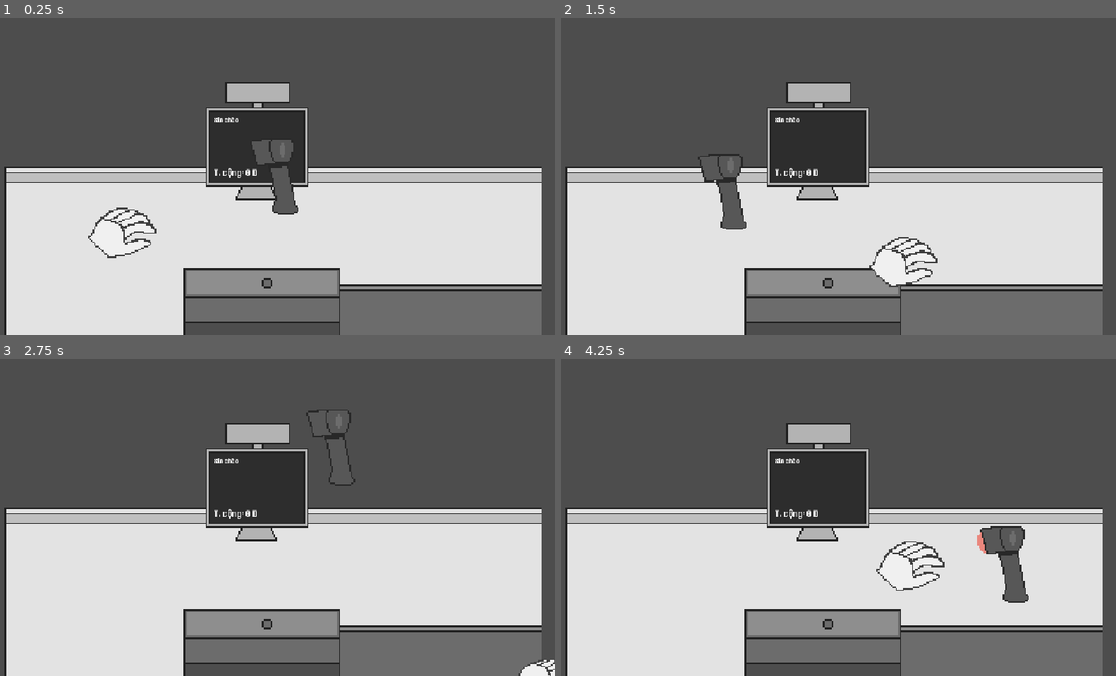
Above: before the commit, frames 1-4 (two rows, left to right).
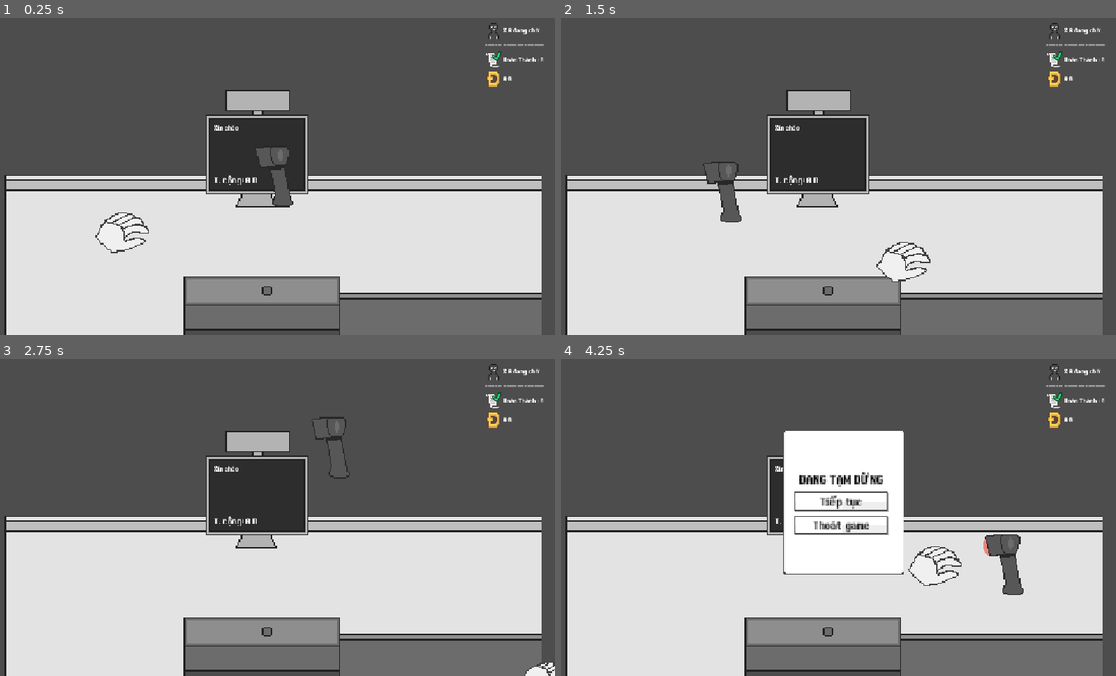
Above: after the commit, the same moments.

Repository: BobInVietnam/scaannn
Game: Godot game, scene res://game.tscn
Same seed, same stepped clock (60 frames per second), same inputs: the game is played once before the commit and once after it.
Inputs (mouse positions are in pixels of both pictures, inside the frame that each line leads up to):
- Up to frame 1 (0.25 s): no input
- Up to frame 2 (1.5 s): tap Enter (confirm_order) at 0.5, 1.35 s; move the mouse to (960, 160) at 0.52 s; press the mouse at (960, 160) at 0.53 s; hold D (move_right) 0.53-1.28 s; move the mouse to (721, 192) at 1.27 s; release the mouse at (721, 192) at 1.28 s; hold S (move_down) from 1.28 s (still down)
- Up to frame 3 (2.75 s): click (160, 533) at 1.55 s; move the mouse to (327, 447) at 2.02 s; release S (move_down) at 2.03 s; hold D (move_right) from 2.03 s (still down); hold Space (grab) from 2.03 s (still down); click (327, 447) at 2.3 s
- Up to frame 4 (4.25 s): move the mouse to (805, 580) at 2.77 s; release D (move_right) at 2.78 s; release Space (grab) at 2.78 s; hold W (move_up) 2.78-3.53 s; click (805, 580) at 2.85 s; move the mouse to (1005, 565) at 3.52 s; press the mouse at (1005, 565) at 3.53 s; hold A (move_left) from 3.53 s (still down); tap Escape (pause) at 4.15 s

The runs differ from the first frame. In frame 1, 13% of the frame differs, in the area x 0-98%, y 1-99%; in frame 2, 13%; in frame 3, 13%; in frame 4, 21%.

Commit message:
feat: add HUD & pause menu

Diff:
--- /dev/null
+++ b/assets/basic_label_settings.tres
@@ -0,0 +1,7 @@
+[gd_resource type="LabelSettings" format=3 uid="uid://c8wexlcoum4js"]
+
+[ext_resource type="FontFile" uid="uid://has7uvkifb4v" path="res://assets/dearpix-2-01.ttf" id="1_mnc05"]
+
+[resource]
+font = ExtResource("1_mnc05")
+font_color = Color(0.051970966, 0.05197096, 0.05197095, 1)
--- /dev/null
+++ b/assets/basic_theme.tres
@@ -0,0 +1,40 @@
+[gd_resource type="Theme" format=3 uid="uid://d2eqori02v0j8"]
+
+[ext_resource type="FontFile" uid="uid://has7uvkifb4v" path="res://assets/dearpix-2-01.ttf" id="1_tkgpn"]
+[ext_resource type="Texture2D" uid="uid://lko8p7bkqa0v" path="res://assets/scaannn.png" id="2_ulwmh"]
+
+[sub_resource type="AtlasTexture" id="AtlasTexture_tkgpn"]
+atlas = ExtResource("2_ulwmh")
+region = Rect2(11, 99, 6, 6)
+
+[sub_resource type="StyleBoxTexture" id="StyleBoxTexture_ulwmh"]
+texture = SubResource("AtlasTexture_tkgpn")
+texture_margin_left = 2.0
+texture_margin_top = 2.0
+texture_margin_right = 2.0
+texture_margin_bottom = 2.0
+
+[sub_resource type="AtlasTexture" id="AtlasTexture_so17t"]
+atlas = ExtResource("2_ulwmh")
+region = Rect2(11, 99, 5, 5)
+
+[sub_resource type="StyleBoxTexture" id="StyleBoxTexture_yhsbv"]
+texture = SubResource("AtlasTexture_so17t")
+texture_margin_left = 2.0
+texture_margin_top = 2.0
+texture_margin_right = 2.0
+texture_margin_bottom = 2.0
+
+[resource]
+default_font = ExtResource("1_tkgpn")
+Button/colors/font_color = Color(0.17641908, 0.17641914, 0.1764189, 1)
+Button/colors/font_focus_color = Color(0.19076231, 0.19076234, 0.19076225, 1)
+Button/colors/font_hover_color = Color(0.32544062, 0.32544085, 0.32544157, 1)
+Button/colors/font_hover_pressed_color = Color(0.3854925, 0.38549247, 0.38549247, 1)
+Button/colors/font_pressed_color = Color(0.48962224, 0.48962224, 0.48962218, 1)
+Button/constants/h_separation = 4
+Button/font_sizes/font_size = 14
+Button/fonts/font = ExtResource("1_tkgpn")
+Button/styles/hover = null
+Button/styles/normal = SubResource("StyleBoxTexture_ulwmh")
+Button/styles/pressed = SubResource("StyleBoxTexture_yhsbv")
--- a/entities/customer_line.gd
+++ b/entities/customer_line.gd
@@ -1,8 +1,8 @@
 extends Node2D
 
-const MOVE_TIME = 6
-const MOVE_DELAY = 1
-const LERP_RATE = 1.0
+const MOVE_TIME = 5
+const SPAWN_DELAY = 10
+const MOVE_DELAY = 1.5
 const DISTANCE = 300
 
 @onready var customer_spawn : Marker2D = $CustomerSpawn
@@ -12,13 +12,14 @@
 @export var customer_types : Dictionary
 
 signal customer_order(customer: Customer)
+signal new_customer_in
 
 var assigned_x_list : Array = [] # Save from-to coord of customer for moving calculation
 var accumulated_t : float = 0.0
 
 # Called when the node enters the scene tree for the first time.
 func _ready() -> void:
-	spawn_timer.start(5)
+	spawn_timer.start(SPAWN_DELAY)
 
 # Called every frame. 'delta' is the elapsed time since the previous frame.
 func _process(delta: float) -> void:
@@ -39,7 +40,7 @@
 	new_customer.position = customer_spawn.position
 	new_customer.scale = Vector2(3, 3)
 	self.customer_line.add_child(new_customer)
-
+	new_customer_in.emit()
 	_load_customers_position()
 	move(new_customer, assigned_x_list.back(), MOVE_TIME)
 	if empty:
@@ -48,7 +49,7 @@
 
 func move_first_out() -> void:
 	var current_customer = customer_line.get_child(0)
-	move(current_customer, Vector2(-1000, 0), MOVE_TIME)
+	move(current_customer, Vector2(-1200, 0), MOVE_TIME)
 	await get_tree().create_timer(MOVE_TIME).timeout
 	print("Removing first")
 	assigned_x_list.pop_front()
--- a/entities/customer_line.tscn
+++ b/entities/customer_line.tscn
@@ -12,7 +12,7 @@
 [node name="SpawnTimer" type="Timer" parent="." unique_id=2112004957]
 
 [node name="CustomerSpawn" type="Marker2D" parent="." unique_id=1756733509]
-position = Vector2(768, 0)
+position = Vector2(896, 0)
 
 [node name="CustomerContainer" type="Node2D" parent="." unique_id=199748744]
 
--- a/game.tscn
+++ b/game.tscn
@@ -1,6 +1,6 @@
 [gd_scene format=3 uid="uid://d35ghuj1k8l57"]
 
-[ext_resource type="PackedScene" uid="uid://c8hocool3615t" path="res://scenes/scaannn_gameplay.tscn" id="1_80nbo"]
+[ext_resource type="PackedScene" uid="uid://c8hocool3615t" path="res://scenes/gameplay/scaannn_gameplay.tscn" id="1_80nbo"]
 
 [node name="Game" type="Node2D" unique_id=1023739764]
 
--- /dev/null
+++ b/hud/Theme.tscn
@@ -0,0 +1,9 @@
+[gd_scene format=3 uid="uid://cvxcmnkuf5bam"]
+
+[node name="Theme" type="Control" unique_id=5584706]
+layout_mode = 3
+anchors_preset = 15
+anchor_right = 1.0
+anchor_bottom = 1.0
+grow_horizontal = 2
+grow_vertical = 2
--- /dev/null
+++ b/hud/gameplay_hud.gd
@@ -0,0 +1,19 @@
+extends Control
+
+@onready var customer_count:= $GridContainer/CustomerCount
+@onready var order_done:= $GridContainer/OrderDone
+@onready var money_earned:= $GridContainer/MoneyEarned
+
+# Called when the node enters the scene tree for the first time.
+func _ready() -> void:
+	pass # Replace with function body.
+
+
+# Called every frame. 'delta' is the elapsed time since the previous frame.
+func _process(delta: float) -> void:
+	pass
+
+func _on_game_update_stats(customer_count: int, order_completed: int, total_earned: int) -> void:
+	self.customer_count.text = "X " + str(customer_count) + " đang chờ"
+	self.order_done.text = "Hoàn Thành : " + str(order_completed)
+	self.money_earned.text = str(total_earned) + " Đ"
--- a/hud/gameplay_hud.tscn
+++ b/hud/gameplay_hud.tscn
@@ -1,4 +1,19 @@
 [gd_scene format=3 uid="uid://toq1m7w7c277"]
+
+[ext_resource type="Script" uid="uid://bf7tl4qubhcai" path="res://hud/gameplay_hud.gd" id="1_1mi3a"]
+[ext_resource type="Texture2D" uid="uid://lko8p7bkqa0v" path="res://assets/scaannn.png" id="1_7lfyk"]
+
+[sub_resource type="AtlasTexture" id="AtlasTexture_osteh"]
+atlas = ExtResource("1_7lfyk")
+region = Rect2(15, 111, 16, 16)
+
+[sub_resource type="AtlasTexture" id="AtlasTexture_1mi3a"]
+atlas = ExtResource("1_7lfyk")
+region = Rect2(48, 112, 16, 16)
+
+[sub_resource type="AtlasTexture" id="AtlasTexture_advwk"]
+atlas = ExtResource("1_7lfyk")
+region = Rect2(32, 112, 16, 16)
 
 [node name="GameplayHud" type="Control" unique_id=1684824000]
 layout_mode = 3
@@ -7,8 +22,54 @@
 anchor_bottom = 1.0
 grow_horizontal = 2
 grow_vertical = 2
+script = ExtResource("1_1mi3a")
 
 [node name="NinePatchRect" type="NinePatchRect" parent="." unique_id=1746967378]
 layout_mode = 0
 offset_right = 40.0
 offset_bottom = 40.0
+
+[node name="GridContainer" type="GridContainer" parent="." unique_id=1143524198]
+layout_mode = 0
+offset_left = 1008.0
+offset_top = 8.0
+offset_right = 1144.0
+offset_bottom = 88.0
+columns = 2
+
+[node name="CustomerCountIcon" type="TextureRect" parent="GridContainer" unique_id=1698304244]
+layout_mode = 2
+texture = SubResource("AtlasTexture_osteh")
+expand_mode = 5
+
+[node name="CustomerCount" type="Label" parent="GridContainer" unique_id=226183310]
+layout_mode = 2
+text = "X 0 đang chờ "
+
+[node name="Label" type="Label" parent="GridContainer" unique_id=1777579634]
+layout_mode = 2
+size_flags_stretch_ratio = 2.0
+text = "-----"
+
+[node name="Label2" type="Label" parent="GridContainer" unique_id=901317049]
+layout_mode = 2
+size_flags_stretch_ratio = 2.0
+text = "------------"
+
+[node name="OrderDoneIcon" type="TextureRect" parent="GridContainer" unique_id=1539413037]
+layout_mode = 2
+texture = SubResource("AtlasTexture_1mi3a")
+expand_mode = 5
+
+[node name="OrderDone" type="Label" parent="GridContainer" unique_id=1443698011]
+layout_mode = 2
+text = "Hoàn Thành : 0 "
+
+[node name="MoneyEarnedIcon" type="TextureRect" parent="GridContainer" unique_id=518265936]
+layout_mode = 2
+texture = SubResource("AtlasTexture_advwk")
+expand_mode = 5
+
+[node name="MoneyEarned" type="Label" parent="GridContainer" unique_id=81887996]
+layout_mode = 2
+text = "0 Đ"
--- /dev/null
+++ b/hud/pause_menu.gd
@@ -0,0 +1,14 @@
+extends Control
+
+signal unpause
+# Called when the node enters the scene tree for the first time.
+func _ready() -> void:
+	pass # Replace with function body.
+
+
+# Called every frame. 'delta' is the elapsed time since the previous frame.
+func _process(delta: float) -> void:
+	pass
+
+func _on_unpause_button_pressed() -> void:
+	unpause.emit()
--- /dev/null
+++ b/hud/pause_menu.tscn
@@ -0,0 +1,70 @@
+[gd_scene format=3 uid="uid://dyy1mrwvubk32"]
+
+[ext_resource type="Theme" uid="uid://d2eqori02v0j8" path="res://assets/basic_theme.tres" id="1_5wnpb"]
+[ext_resource type="Script" uid="uid://csv1we67n1mjo" path="res://hud/pause_menu.gd" id="1_efd0s"]
+[ext_resource type="Texture2D" uid="uid://lko8p7bkqa0v" path="res://assets/scaannn.png" id="1_q5ypu"]
+[ext_resource type="LabelSettings" uid="uid://c8wexlcoum4js" path="res://assets/basic_label_settings.tres" id="2_tlsn2"]
+
+[sub_resource type="AtlasTexture" id="AtlasTexture_8jejn"]
+atlas = ExtResource("1_q5ypu")
+region = Rect2(1, 99, 9, 9)
+
+[node name="PauseMenu" type="Control" unique_id=972165924]
+layout_mode = 3
+anchors_preset = 0
+offset_transform_enabled = true
+script = ExtResource("1_efd0s")
+
+[node name="NinePatchRect" type="NinePatchRect" parent="." unique_id=897221881]
+custom_minimum_size = Vector2(104, 104)
+layout_mode = 1
+anchors_preset = 8
+anchor_left = 0.5
+anchor_top = 0.5
+anchor_right = 0.5
+anchor_bottom = 0.5
+offset_left = -64.0
+offset_top = -56.0
+offset_right = 60.0
+offset_bottom = 92.0
+grow_horizontal = 2
+grow_vertical = 2
+theme = ExtResource("1_5wnpb")
+texture = SubResource("AtlasTexture_8jejn")
+region_rect = Rect2(0, 0, 9, 9)
+patch_margin_left = 4
+patch_margin_top = 4
+patch_margin_right = 4
+patch_margin_bottom = 4
+
+[node name="HFlowContainer" type="VBoxContainer" parent="NinePatchRect" unique_id=1962674999]
+layout_mode = 1
+anchors_preset = 8
+anchor_left = 0.5
+anchor_top = 0.5
+anchor_right = 0.5
+anchor_bottom = 0.5
+offset_left = -50.0
+offset_top = -46.0
+offset_right = 46.0
+offset_bottom = 50.0
+grow_horizontal = 2
+grow_vertical = 2
+alignment = 1
+
+[node name="Label" type="Label" parent="NinePatchRect/HFlowContainer" unique_id=1535875105]
+layout_mode = 2
+text = "ĐANG TẠM DỪNG"
+label_settings = ExtResource("2_tlsn2")
+horizontal_alignment = 1
+vertical_alignment = 1
+
+[node name="UnpauseButton" type="Button" parent="NinePatchRect/HFlowContainer" unique_id=1416101539]
+layout_mode = 2
+text = "Tiếp tục"
+
+[node name="QuitButton" type="Button" parent="NinePatchRect/HFlowContainer" unique_id=1155238622]
+layout_mode = 2
+text = "Thoát game"
+
+[connection signal="pressed" from="NinePatchRect/HFlowContainer/UnpauseButton" to="." method="_on_unpause_button_pressed"]
--- a/project.godot
+++ b/project.godot
@@ -19,6 +19,10 @@
 
 window/stretch/mode="canvas_items"
 window/stretch/aspect="expand"
+
+[gui]
+
+theme/custom_font="uid://has7uvkifb4v"
 
 [input]
 
--- a/hud/countertop.tscn
+++ b/scenes/gameplay/countertop.tscn
@@ -1,28 +1,28 @@
 [gd_scene format=3 uid="uid://ce3rchmh0ijoa"]
 
-[ext_resource type="Script" uid="uid://cygwupqel27kb" path="res://hud/countertop.gd" id="1_dc8bt"]
-[ext_resource type="Texture2D" uid="uid://lko8p7bkqa0v" path="res://assets/scaannn.png" id="1_mdgc1"]
-[ext_resource type="FontFile" uid="uid://has7uvkifb4v" path="res://assets/dearpix-2-01.ttf" id="2_ko3t6"]
+[ext_resource type="Script" uid="uid://cygwupqel27kb" path="res://scenes/gameplay/countertop.gd" id="1_6bxr8"]
+[ext_resource type="Texture2D" uid="uid://lko8p7bkqa0v" path="res://assets/scaannn.png" id="2_npyp2"]
+[ext_resource type="FontFile" uid="uid://has7uvkifb4v" path="res://assets/dearpix-2-01.ttf" id="3_ruf0a"]
 
 [sub_resource type="AtlasTexture" id="AtlasTexture_t2sw1"]
-atlas = ExtResource("1_mdgc1")
+atlas = ExtResource("2_npyp2")
 region = Rect2(0, 331, 323, 182)
 
 [sub_resource type="LabelSettings" id="LabelSettings_57k3a"]
-font = ExtResource("2_ko3t6")
+font = ExtResource("3_ruf0a")
 
 [sub_resource type="LabelSettings" id="LabelSettings_dc8bt"]
-font = ExtResource("2_ko3t6")
+font = ExtResource("3_ruf0a")
 
 [sub_resource type="LabelSettings" id="LabelSettings_t2sw1"]
-font = ExtResource("2_ko3t6")
+font = ExtResource("3_ruf0a")
 font_size = 22
 
 [sub_resource type="RectangleShape2D" id="RectangleShape2D_t2sw1"]
 size = Vector2(362, 402)
 
 [node name="Countertop" type="Node2D" unique_id=1873961706]
-script = ExtResource("1_dc8bt")
+script = ExtResource("1_6bxr8")
 
 [node name="Sprite2D" type="Sprite2D" parent="." unique_id=617302813]
 scale = Vector2(3.4, 3.4)
--- a/scenes/scaannn_gameplay.gd
+++ b/scenes/gameplay/scaannn_gameplay.gd
@@ -6,6 +6,7 @@
 @onready var spawn_timer:= $SpawnTimer
 @onready var item_list_node:= $Items
 @onready var customer_list_node:= $Customers
+@onready var pause_menu:= $PauseMenu
 
 @export var x_move_velocity: int = 10;
 @export var y_move_velocity: int = 5;
@@ -21,6 +22,8 @@
 var current_customer: Customer = null
 var item_list : Array[Item] = []
 var picked_item : Item = null
+var customer_count : int = 0
+var order_completed : int = 0
 var total_earned : int = 0
 
 var scanned_item_list : Dictionary = {} # String -> [count, price_tag]
@@ -36,6 +39,7 @@
 signal lacking_scan
 signal excess_scan
 signal order_done
+signal update_stats(customer_count: int, order_completed: int, total_earned: int)
 
 # Called when the node enters the scene tree for the first time.
 func _ready() -> void:
@@ -89,6 +93,10 @@
 		_confirm_order()
 	if event.is_action_pressed("reset_order"):
 		scanned_item_list.clear()
+		update_item_list.emit(scanned_item_list)
+	if event.is_action_pressed("pause"):
+		get_tree().paused = true
+		pause_menu.visible = true
 
 
 # Called every frame. 'delta' is the elapsed time since the previous frame.
@@ -164,13 +172,17 @@
 	# Success: clear things
 	print("CLEARED ITEMS\n---------------")
 	for item in confirmed_item_list:
+		total_earned += item.item_price
 		item_list.erase(item)
 		print(item.to_string())
 		item.queue_free()
 	print("---------------")
+	customer_count -= 1
+	order_completed += 1
 	scanned_item_list.clear()
 	update_item_list.emit(scanned_item_list)
 	order_done.emit()
+	update_stats.emit(customer_count, order_completed, total_earned)
 
 func _spawn_item(name: String) -> void:
 	var new_item: Node2D = item_category[name].instantiate()
@@ -194,12 +206,12 @@
 	var list = item_category.keys()
 	_spawn_item(list[randi_range(0, list.size() - 1)])
 
-func _on_countertops_confirm_area_entered(area: Area2D) -> void:
+func _on_countertop_confirm_area_entered(area: Area2D) -> void:
 	var item = area.get_parent()
 	confirmed_item_list.append(item)
 	print(item.to_string(), " is in confirmed area")
 
-func _on_countertops_confirm_area_exited(area: Area2D) -> void:
+func _on_countertop_confirm_area_exited(area: Area2D) -> void:
 	var item = area.get_parent()
 	confirmed_item_list.erase(item)
 	print(item.to_string(), " exited confirmed area")
@@ -210,4 +222,14 @@
 		for item in customer.order.keys():
 			for i in range(customer.order[item]):
 				_spawn_item(item)
-				await get_tree().create_timer(0.5).timeout
+				await get_tree().create_timer(0.5, false).timeout
+
+
+func _on_pause_menu_unpause() -> void:
+	get_tree().paused = false
+	pause_menu.visible = false
+
+
+func _on_customers_new_customer_in() -> void:
+	customer_count += 1
+	update_stats.emit(customer_count, order_completed, total_earned)
--- a/scenes/scaannn_gameplay.tscn
+++ b/scenes/gameplay/scaannn_gameplay.tscn
@@ -1,15 +1,18 @@
 [gd_scene format=3 uid="uid://c8hocool3615t"]
 
-[ext_resource type="Script" uid="uid://b52k1m5kc8mxd" path="res://scenes/scaannn_gameplay.gd" id="1_jirow"]
-[ext_resource type="PackedScene" uid="uid://ce3rchmh0ijoa" path="res://hud/countertop.tscn" id="2_7xno6"]
+[ext_resource type="Script" uid="uid://b52k1m5kc8mxd" path="res://scenes/gameplay/scaannn_gameplay.gd" id="1_jirow"]
 [ext_resource type="PackedScene" uid="uid://bj05krn4jv8mj" path="res://hands/scan_hand.tscn" id="2_kyrdu"]
 [ext_resource type="PackedScene" uid="uid://x15wry7uosu" path="res://hands/grab_hand.tscn" id="3_7xno6"]
 [ext_resource type="PackedScene" uid="uid://rukuvjujny3j" path="res://entities/item_bottle.tscn" id="3_ya46o"]
 [ext_resource type="PackedScene" uid="uid://k8k3ag17oofb" path="res://entities/item_book.tscn" id="4_e465i"]
 [ext_resource type="PackedScene" uid="uid://b54vom07obqgc" path="res://entities/item_chips.tscn" id="5_e465i"]
 [ext_resource type="PackedScene" uid="uid://80nasa5g6oex" path="res://entities/customer_line.tscn" id="5_lnqlt"]
+[ext_resource type="PackedScene" uid="uid://ce3rchmh0ijoa" path="res://scenes/gameplay/countertop.tscn" id="6_a2aep"]
+[ext_resource type="PackedScene" uid="uid://dyy1mrwvubk32" path="res://hud/pause_menu.tscn" id="9_0p2b4"]
+[ext_resource type="PackedScene" uid="uid://toq1m7w7c277" path="res://hud/gameplay_hud.tscn" id="9_selx3"]
 
 [node name="Game" type="Node2D" unique_id=277205528]
+process_mode = 1
 script = ExtResource("1_jirow")
 item_category = {
 "placeholder_book": ExtResource("4_e465i"),
@@ -20,34 +23,50 @@
 [node name="Background" type="Sprite2D" parent="." unique_id=1305722624]
 
 [node name="Customers" parent="." unique_id=1742049152 instance=ExtResource("5_lnqlt")]
-position = Vector2(544, 352)
+position = Vector2(664, 352)
+scale = Vector2(0.8, 0.8)
 
-[node name="Countertops" parent="." unique_id=1873961706 instance=ExtResource("2_7xno6")]
-position = Vector2(576, 440)
+[node name="Countertop" parent="." unique_id=1873961706 instance=ExtResource("6_a2aep")]
+position = Vector2(576, 456)
 
 [node name="Items" type="Node2D" parent="." unique_id=1394078180]
 z_index = 10
-position = Vector2(896, 432)
+position = Vector2(848, 448)
 
 [node name="GrabHand" parent="." unique_id=80531346 instance=ExtResource("3_7xno6")]
 z_index = 999
 position = Vector2(268, 439)
-scale = Vector2(3, 3)
+scale = Vector2(2.4, 2.4)
 
 [node name="ScanHand" parent="." unique_id=757804610 instance=ExtResource("2_kyrdu")]
 z_index = 1000
 position = Vector2(1032, 440.00003)
-scale = Vector2(3, 3)
+scale = Vector2(2.4, 2.4)
 
 [node name="ScanTimer" type="Timer" parent="." unique_id=461584085]
 
 [node name="SpawnTimer" type="Timer" parent="." unique_id=862036133]
 
+[node name="GameplayHud" parent="." unique_id=1684824000 instance=ExtResource("9_selx3")]
+
+[node name="PauseMenu" parent="." unique_id=972165924 instance=ExtResource("9_0p2b4")]
+process_mode = 2
+visible = false
+z_index = 4096
+offset_left = 600.0
+offset_top = 256.0
+offset_right = 600.0
+offset_bottom = 256.0
+scale = Vector2(2, 2)
+
 [connection signal="order_done" from="." to="Customers" method="_on_game_order_done"]
 [connection signal="scan_successfully" from="." to="ScanHand" method="_on_game_scan_successfully"]
-[connection signal="update_item_list" from="." to="Countertops" method="_on_game_update_item_list"]
+[connection signal="update_item_list" from="." to="Countertop" method="_on_game_update_item_list"]
+[connection signal="update_stats" from="." to="GameplayHud" method="_on_game_update_stats"]
 [connection signal="customer_order" from="Customers" to="." method="_on_customers_customer_order"]
-[connection signal="confirm_area_entered" from="Countertops" to="." method="_on_countertops_confirm_area_entered"]
-[connection signal="confirm_area_exited" from="Countertops" to="." method="_on_countertops_confirm_area_exited"]
+[connection signal="new_customer_in" from="Customers" to="." method="_on_customers_new_customer_in"]
+[connection signal="confirm_area_entered" from="Countertop" to="." method="_on_countertop_confirm_area_entered"]
+[connection signal="confirm_area_exited" from="Countertop" to="." method="_on_countertop_confirm_area_exited"]
 [connection signal="timeout" from="ScanTimer" to="." method="_on_scan_timer_timeout"]
 [connection signal="timeout" from="SpawnTimer" to="." method="_on_spawn_timer_timeout"]
+[connection signal="unpause" from="PauseMenu" to="." method="_on_pause_menu_unpause"]
Binary file changed: assets/scaannn.png
Not shown, added: hud/gameplay_hud.gd.uid
Not shown, added: hud/pause_menu.gd.uid
Renamed: hud/countertop.gd -> scenes/gameplay/countertop.gd
Renamed: hud/countertop.gd.uid -> scenes/gameplay/countertop.gd.uid
Renamed: scenes/scaannn_gameplay.gd.uid -> scenes/gameplay/scaannn_gameplay.gd.uid
Not shown, added: assets/scaannn.png~
